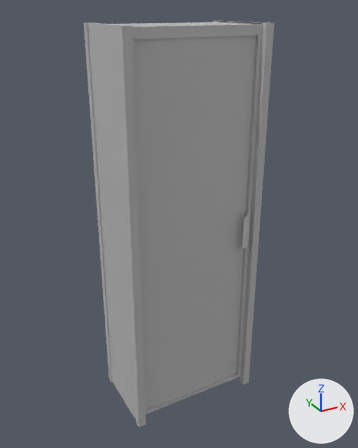
The FBX model Maya Project Files/Env/Exports/SecurityServer/SecurityServer_01_SM_Low.fbx, before and after one commit.
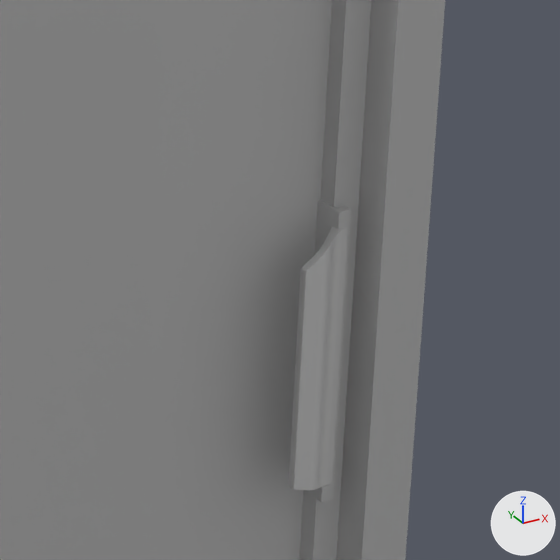
Old and new are each drawn whole from a camera (50 mm lens) standing at (-2.546, -4.642, 4.618) and looking at (0.017, 0.017, 2.288) and again close up on the part from 57% to 78% of the width and 41% to 58% of the height. The lights are fixed; the arrows at lower right show +X, +Y and +Z. Where no turn or scale is listed for an object, it has been applied to the vertices.

The older version as bpy lines, for what is in view:
```python
me_mesh = bpy.data.meshes.new('Mesh')
me_mesh.from_pydata(...)  # 25 vertices, 16 faces; spans x -0.68..0.68, y -0.41..-0.39, z 0.13..4.36
me_mesh.materials.append(mat_lambert1)  # grey #bcbcbc
me_mesh_004 = bpy.data.meshes.new('Mesh.004')
me_mesh_004.from_pydata(...)  # 48 vertices, 32 faces; spans x -0.72..0.72, y -0.43..-0.37, z 0.09..4.41
me_mesh_004.materials.append(mat_lambert1)  # grey #bcbcbc
me_mesh_005 = bpy.data.meshes.new('Mesh.005')
me_mesh_005.from_pydata(...)  # 160 vertices, 156 faces; spans x 0.57..0.686, y -0.492..-0.389, z 1.995..2.495
me_mesh_005.materials.append(mat_lambert1)  # grey #bcbcbc
ob_doorframe = bpy.data.objects.new('DoorFrame', me_mesh_004)
ob_doorframe.location = (0.0, 0.0, 0.0)
ob_glasspanes = bpy.data.objects.new('GlassPanes', me_mesh)
ob_glasspanes.location = (0.0, 0.0, 0.0)
ob_handle = bpy.data.objects.new('Handle', me_mesh_005)
ob_handle.location = (0.0, 0.0, 0.0)
# also in view: 'OuterSupports' at (0.0, 0.0, 2.231)
```
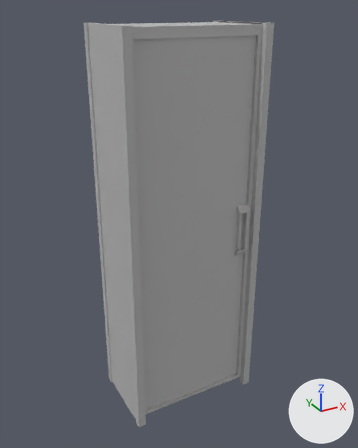
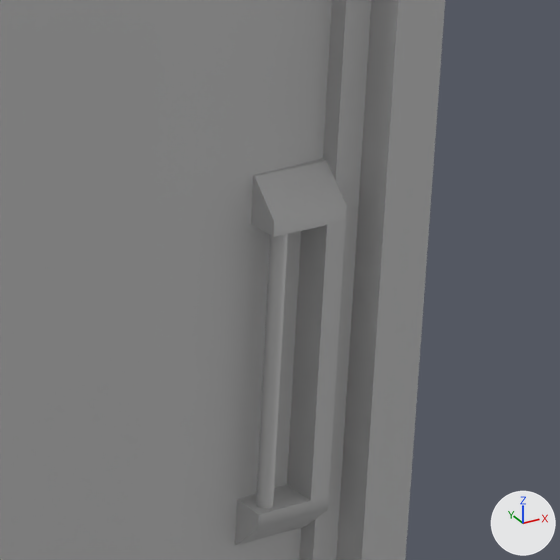
The change in detail:
Mesh me_mesh_007 is new.
It has 30 vertices, 24 faces and spans x -0.015..0.015, y -0.013..0.013, z -0.236..0.236.
It uses material mat_lambert1 (grey #bcbcbc).
Mesh me_mesh_006_1 is new.
It has 56 vertices, 42 faces and spans x -0.105..0.03, y -0.07..0.0, z -0.08..0.552.
It uses material mat_lambert1 (grey #bcbcbc).
Object 'Handle' (ob_handle) is deleted.
Object 'Handle2' (ob_handle2) is new; it shows me_mesh_007.
Its location is (0.558, -0.436, 2.248).
Object 'HandleHolder1' (ob_handleholder1) is new; it shows me_mesh_006_1.
Its location is (0.636, -0.389, 2.012).

Pixel boxes [x1, y1, x2, y2] of what changed, in the close-ups (560 x 560 px):
'HandleHolder1', added
    after: [235, 159, 347, 545]
'Handle', deleted
    before: [289, 200, 351, 502]
'Handle2', added
    after: [256, 234, 288, 509]
